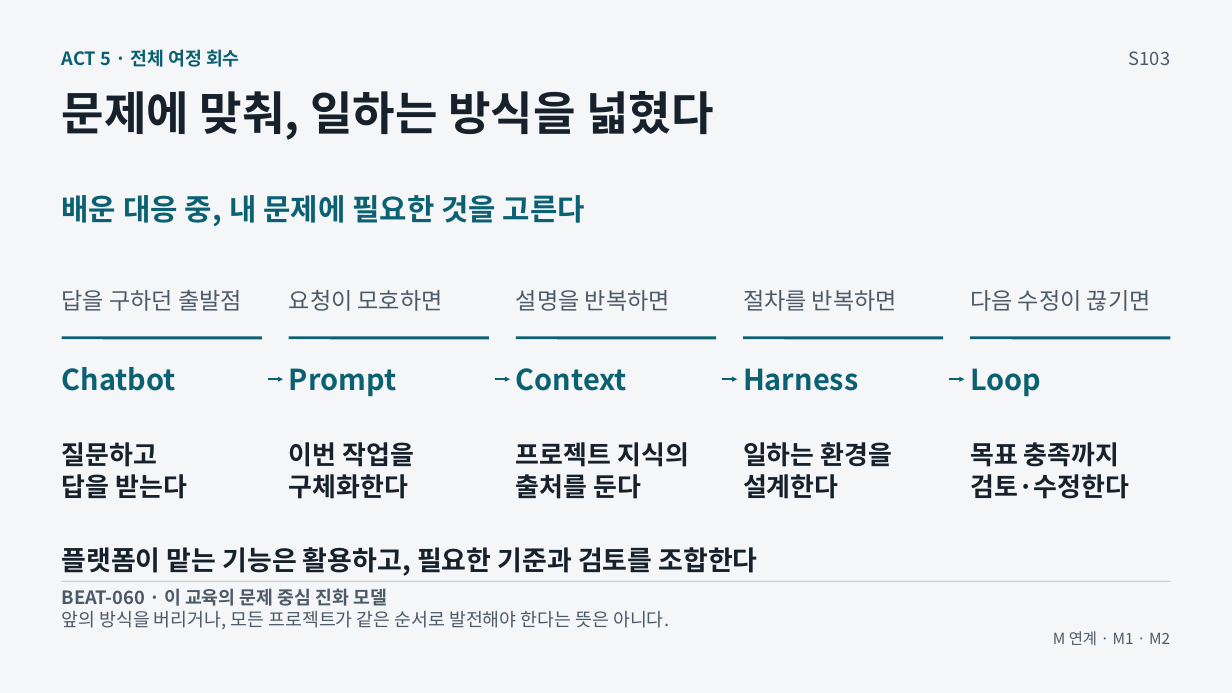
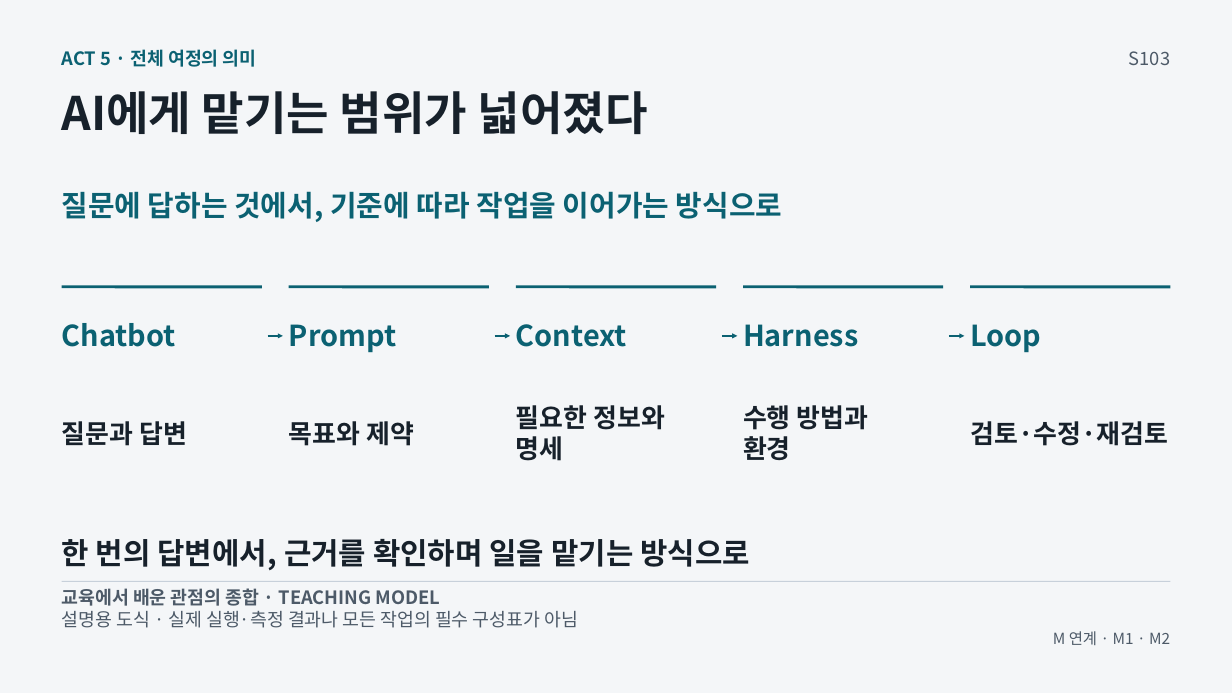
Before and after one commit to GideokKim/ai-dev-training, a slide deck: slide 103 of production/AI_Dev_Training_Full.pptx. Drawn at 1232x693 pixels with LibreOffice and Linux fonts; fonts in the diff are those of the drawing. Boxes give left, top, right and bottom in pixels: in the first picture for what was removed or moved away, otherwise in the second. Text is boxed around its words. In the diff, an @@ line names an element or a change of style, - is before the commit and + after.

```diff
--- a/production/AI_Dev_Training_Full.pptx
+++ b/production/AI_Dev_Training_Full.pptx
@@ text at <box>62,49,257,67</box>: text changed @@
-ACT 5 · 전체 여정 회수
+ACT 5 · 전체 여정의 의미
@@ text at <box>62,91,648,134</box>: text changed @@
-문제에 맞춰, 일하는 방식을 넓혔다
+AI에게 맡기는 범위가 넓어졌다
@@ text at <box>62,191,782,222</box>: text changed; size 23.2 to 22.5 pt @@
-배운 대응 중, 내 문제에 필요한 것을 고른다
+질문에 답하는 것에서, 기준에 따라 작업을 이어가는 방식으로
@@ text removed at <box>62,290,242,311</box> @@
-답을 구하던 출발점
@@ text removed at <box>289,290,443,311</box> @@
-요청이 모호하면
@@ text removed at <box>516,290,670,311</box> @@
-설명을 반복하면
@@ text removed at <box>743,290,897,311</box> @@
-절차를 반복하면
@@ 5 lines: place and size @@
-5 lines at <box>62,338,1171,338</box>
+5 lines at <box>62,287,1171,287</box>
@@ text removed at <box>970,290,1151,311</box> @@
-다음 수정이 끊기면
@@ text "Chatbot": place and size @@
-text "Chatbot" at <box>62,367,176,391</box>
+text "Chatbot" at <box>62,323,176,347</box>
@@ text "Prompt": place and size @@
-text "Prompt" at <box>289,368,397,397</box>
+text "Prompt" at <box>289,324,397,353</box>
@@ text "Context": place and size @@
-text "Context" at <box>516,368,627,391</box>
+text "Context" at <box>516,324,627,347</box>
@@ text "Harness": place and size @@
-text "Harness" at <box>743,368,858,391</box>
+text "Harness" at <box>743,324,858,347</box>
@@ text "Loop": place and size @@
-text "Loop" at <box>970,368,1041,397</box>
+text "Loop" at <box>970,324,1041,353</box>
@@ 4 arrows: place and size @@
-4 arrows at <box>268,379,965,379</box>
+4 arrows at <box>268,336,965,336</box>
@@ text added at <box>516,405,666,461</box>, 20.2 pt, text #17212B, bold @@
+필요한 정보와
+명세
@@ text added at <box>743,405,869,460</box>, 20.2 pt, text #17212B, bold @@
+수행 방법과
+환경
@@ text at <box>62,421,187,446</box>: text changed @@
-질문하고
-답을 받는다
+질문과 답변
@@ text removed at <box>289,442,414,499</box> @@
-이번 작업을
-구체화한다
@@ text added at <box>289,421,414,446</box>, 20.2 pt, text #17212B, bold @@
+목표와 제약
@@ text removed at <box>516,442,689,499</box> @@
-프로젝트 지식의
-출처를 둔다
@@ text removed at <box>743,442,893,499</box> @@
-일하는 환경을
-설계한다
@@ text at <box>970,421,1168,446</box>: text changed @@
-목표 충족까지
-검토·수정한다
+검토·수정·재검토
@@ text added at <box>62,539,750,570</box>, 23.2 pt, text #17212B, bold @@
+한 번의 답변에서, 근거를 확인하며 일을 맡기는 방식으로
@@ text removed at <box>62,547,758,576</box> @@
-플랫폼이 맡는 기능은 활용하고, 필요한 기준과 검토를 조합한다
@@ text at <box>62,588,441,606</box>: text changed @@
-BEAT-060 · 이 교육의 문제 중심 진화 모델
+교육에서 배운 관점의 종합 · TEACHING MODEL
@@ text at <box>62,611,578,628</box>: text changed @@
-앞의 방식을 버리거나, 모든 프로젝트가 같은 순서로 발전해야 한다는 뜻은 아니다.
+설명용 도식 · 실제 실행·측정 결과나 모든 작업의 필수 구성표가 아님
```
Also in this commit, not shown: 2 other slides changed, 2 slides added, 2 slides removed, 51 other files.
